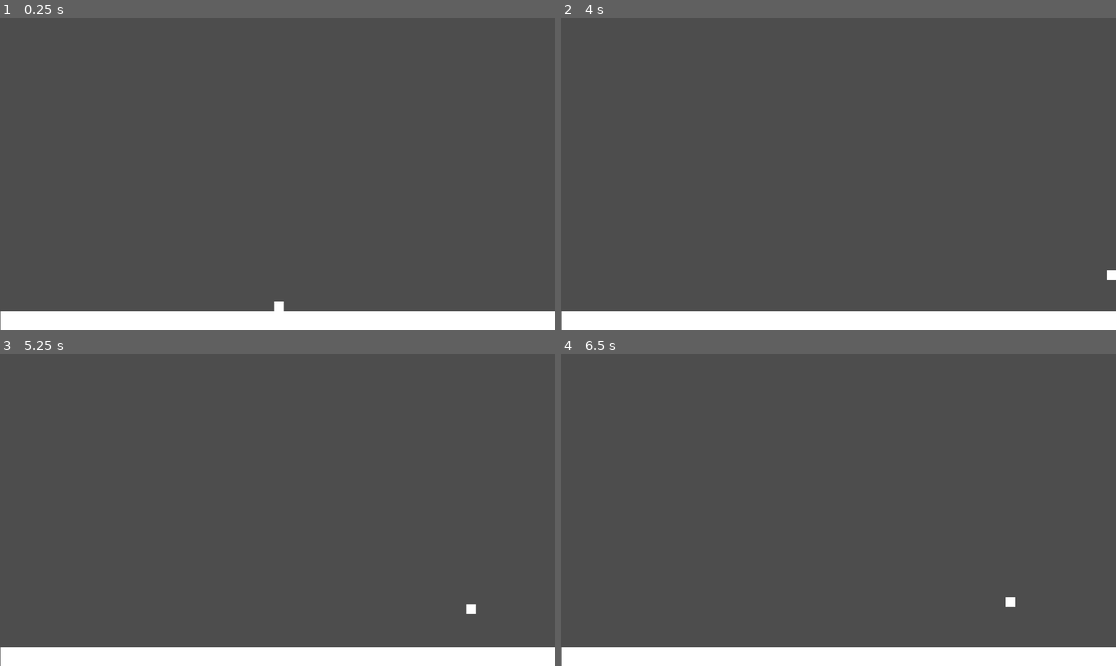
Above: before the commit, frames 1-4 (two rows, left to right).
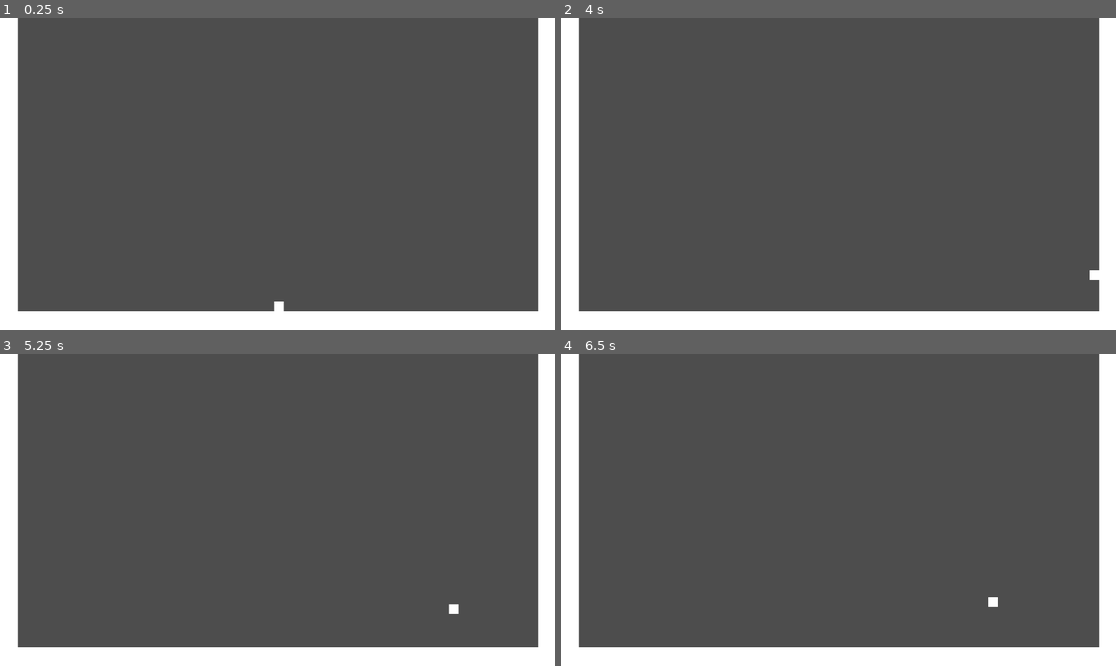
Above: after the commit, the same moments.

Repository: asundar-mags/the-grimstone-digital-tech
Game: Godot game, scene res://scenes/neutral level.tscn
Same seed, same stepped clock (60 frames per second), same inputs: the game is played once before the commit and once after it.
Inputs:
- Up to frame 1 (0.25 s): no input
- Up to frame 2 (4 s): tap Enter (ui_accept) at 0.5, 0.77, 1.52, 2.75, 3.02, 3.77 s; hold Right (ui_right) 0.53-2.03 s; hold Left (ui_left) 2.03-2.78 s; hold Right (ui_right) from 2.78 s (still down)
- Up to frame 3 (5.25 s): release Right (ui_right) at 4.28 s; hold Left (ui_left) 4.28-5.03 s; tap Enter (ui_accept) at 4.52, 5 s; hold Right (ui_right) from 5.03 s (still down)
- Up to frame 4 (6.5 s): release Right (ui_right) at 5.78 s; hold Left (ui_left) from 5.78 s (still down); tap Enter (ui_accept) at 6.02 s

The runs differ from the first frame. In frame 1, 6.0% of the frame differs, in the area x 0-100%, y 0-100%; in frame 2, 6.0%; in frame 3, 6.1%; in frame 4, 6.1%.

Commit message:
updated the entry level layout

Diff:
--- a/the-grimstone/scenes/neutral level.tscn
+++ b/the-grimstone/scenes/neutral level.tscn
@@ -5,11 +5,8 @@
 [sub_resource type="RectangleShape2D" id="RectangleShape2D_dyc7c"]
 size = Vector2(1152, 20)
 
-[sub_resource type="RectangleShape2D" id="RectangleShape2D_p63fo"]
-size = Vector2(24, 688)
-
 [sub_resource type="RectangleShape2D" id="RectangleShape2D_ii60h"]
-size = Vector2(20, 688)
+size = Vector2(71.5, 688)
 
 [node name="Node2D" type="Node2D" unique_id=761329231]
 
@@ -19,18 +16,19 @@
 position = Vector2(576, 658)
 shape = SubResource("RectangleShape2D_dyc7c")
 
-[node name="CollisionShape2D" type="CollisionShape2D" parent="StaticBody2D" unique_id=2034055460]
-position = Vector2(-12, 344)
-shape = SubResource("RectangleShape2D_p63fo")
+[node name="Right Wall" type="CollisionShape2D" parent="StaticBody2D" unique_id=516525774]
+position = Vector2(1152, 344)
+shape = SubResource("RectangleShape2D_ii60h")
 
-[node name="CollisionShape2D2" type="CollisionShape2D" parent="StaticBody2D" unique_id=516525774]
-position = Vector2(1162, 344)
+[node name="Left Wall" type="CollisionShape2D" parent="StaticBody2D" unique_id=2065611982]
+position = Vector2(0, 344)
 shape = SubResource("RectangleShape2D_ii60h")
 
 [node name="CharacterBody2D" parent="." unique_id=1091708930 instance=ExtResource("1_p63fo")]
 position = Vector2(578, 628)
 
 [node name="Camera2D" type="Camera2D" parent="CharacterBody2D" unique_id=648484472]
+visible = false
 limit_left = 0
 limit_top = 0
 limit_right = 1150
@@ -40,3 +38,13 @@
 offset_top = 648.0
 offset_right = 1152.0
 offset_bottom = 688.0
+
+[node name="Right Wall" type="ColorRect" parent="." unique_id=326197311]
+offset_left = 1116.0
+offset_right = 1188.0
+offset_bottom = 688.0
+
+[node name="Left Wall" type="ColorRect" parent="." unique_id=1255612943]
+offset_left = -36.0
+offset_right = 36.0
+offset_bottom = 688.0
